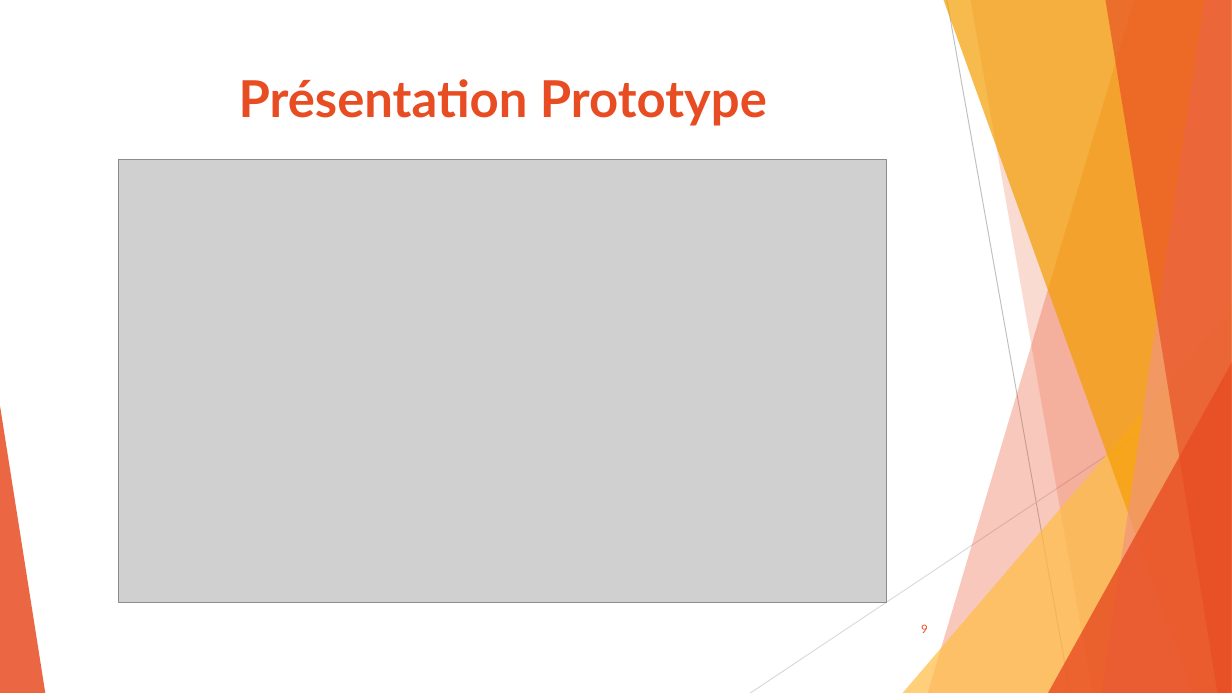
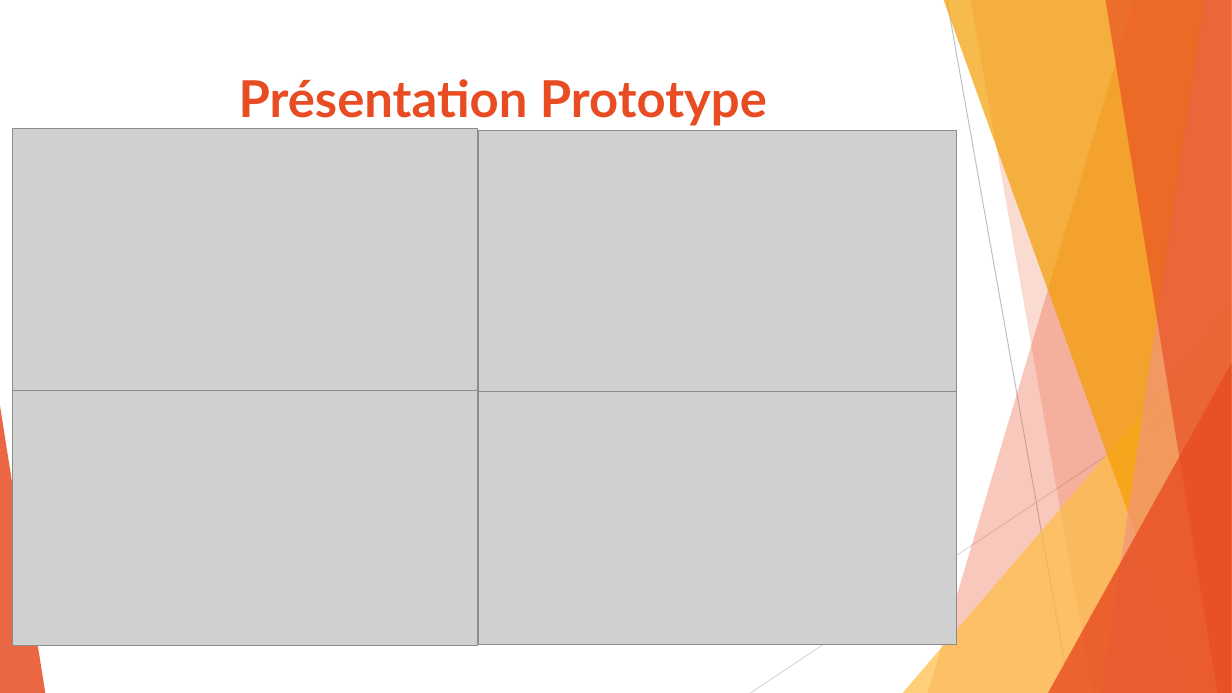
Before and after one commit to Akitoshi02/MyLifeIsPatate, a slide deck: slide 9 of Rapport-PowerPoint-Base de connaissance/Projet SmartPatate.pptx. Drawn at 1232x693 pixels with LibreOffice and Linux fonts; fonts in the diff are those of the drawing; grey boxes stand for pictures. Boxes give left, top, right and bottom in pixels: in the first picture for what was removed or moved away, otherwise in the second. Text is boxed around its words. In the diff, an @@ line names an element or a change of style, - is before the commit and + after.

Commit message:
modif powerpoint

```diff
--- a/Rapport-PowerPoint-Base de connaissance/Projet SmartPatate.pptx
+++ b/Rapport-PowerPoint-Base de connaissance/Projet SmartPatate.pptx
@@ picture added at (13,128,479,390) @@
@@ picture added at (478,130,956,394) @@
@@ picture removed at (119,159,887,603) @@
@@ picture added at (13,390,479,645) @@
@@ picture added at (478,391,956,644) @@
@@ page number removed at (921,624,928,633) @@
-9
```
